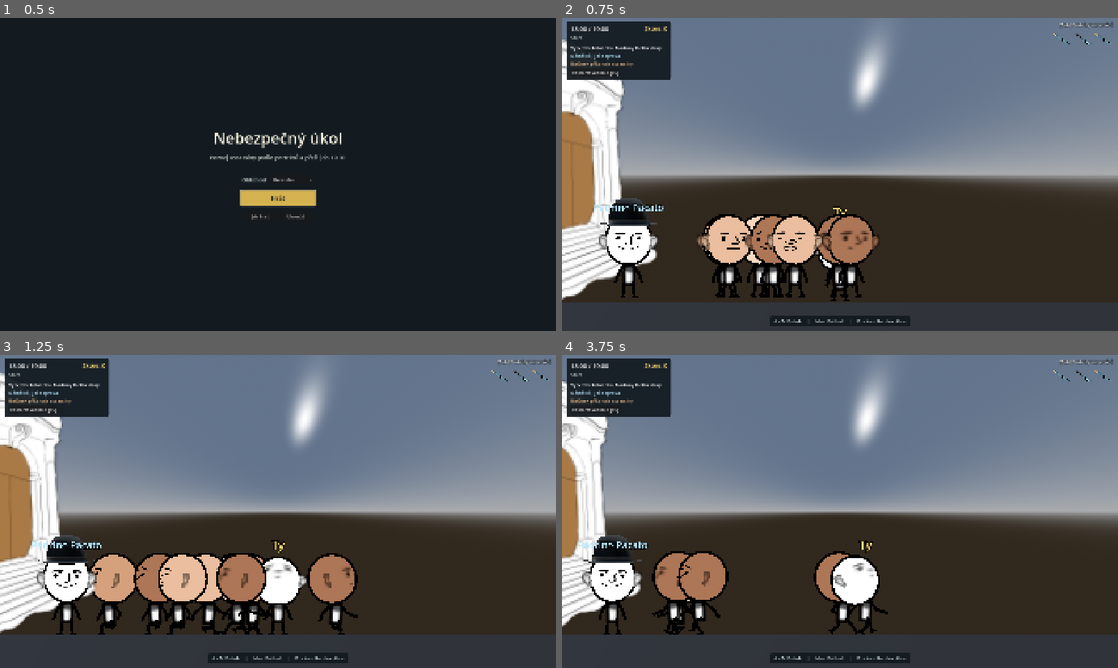
Above: before the commit, frames 1-4 (two rows, left to right).
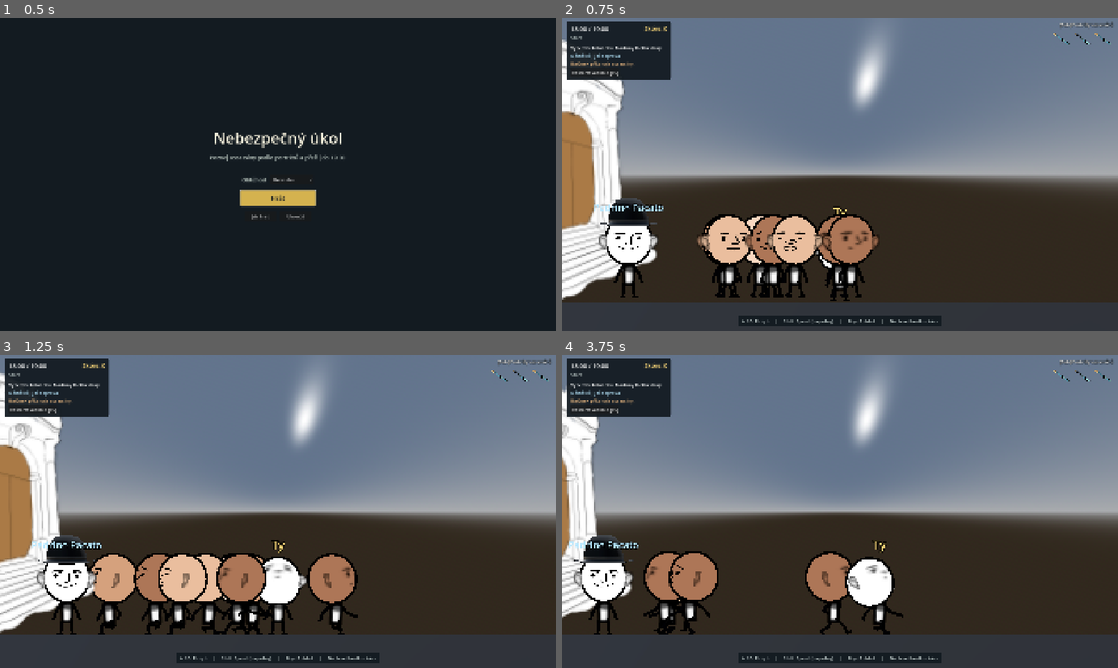
Above: after the commit, the same moments.

Repository: JosefAmbruz/nebezpecny-ukol
Game: Godot game, scene res://src/ui/title_screen.tscn
The game is run twice, just before and just after one commit, with the same random seed, the same clock (stepped at 60 frames per second) and the same inputs.
Inputs (mouse positions are in pixels of both pictures, inside the frame that each line leads up to):
- Up to frame 1 (0.5 s): no input
- Up to frame 2 (0.75 s): click "Hrát" at 0.5 s
- Up to frame 3 (1.25 s): no input
- Up to frame 4 (3.75 s): click "Restartovat kolo [F5]" at 1.25 s; click "Restartovat kolo [F5]" at 2 s; click "Restartovat kolo [F5]" at 2.75 s; tap Enter at 3.5 s; move the mouse to (962, 495) at 3.52 s; hold D (move_right) from 3.53 s (still down); hold Shift (sprint, bound only after the commit) from 3.53 s (still down); click (962, 495) at 3.67 s

Frame 1 is identical in both runs. In frame 2, 0.5% of the frame differs, in the area x 31-69%, y 95-99%; in frame 3, 0.5%; in frame 4, 8.5%, in the area x 0-69%, y 8-99%.

Commit message:
feat: Add sprint that draws assassin attention

Diff:
--- a/project.godot
+++ b/project.godot
@@ -53,6 +53,11 @@
 "events": [Object(InputEventMouseButton,"resource_local_to_scene":false,"resource_name":"","device":-1,"window_id":0,"a …(253 unchanged characters)…
 ]
 }
+sprint={
+"deadzone": 0.2,
+"events": [Object(InputEventKey,"resource_local_to_scene":false,"resource_name":"","device":-1,"window_id":0,"alt_pressed":false,"shift_pressed":false,"ctrl_pressed":false,"meta_pressed":false,"pressed":false,"keycode":0,"physical_keycode":4194325,"key_label":0,"unicode":0,"location":0,"echo":false,"script":null)
+]
+}
 toggle_assassin_list={
 "deadzone": 0.2,
 "events": [Object(InputEventKey,"resource_local_to_scene":false,"resource_name":"","device":-1,"window_id":0,"alt_press …(195 unchanged characters)…
--- a/src/characters/npc_base.gd
+++ b/src/characters/npc_base.gd
@@ -64,6 +64,7 @@
 @export var stalk_trigger_chance_per_sec: float = 0.14
 @export var balloon_detect_multiplier: float = 2.5
 @export var balloon_detect_range_multiplier: float = 1.8
+@export var sprint_detect_multiplier: float = 2.5
 @export var post_abort_cooldown: float = 4.0
 
 var state: State = State.WANDER
@@ -339,6 +340,8 @@
 			var rate := stalk_trigger_chance_per_sec * lerpf(1.0, 0.4, distance / target_range)
 			if target.get(&"has_balloon") == true:
 				rate *= balloon_detect_multiplier
+			if target.get(&"is_sprinting") == true:
+				rate *= sprint_detect_multiplier
 			if rate > best_rate:
 				best_target = target
 				best_rate = rate
--- a/src/player.gd
+++ b/src/player.gd
@@ -20,6 +20,8 @@
 
 @export_group("Movement")
 @export var move_speed: float = 4.5
+## Sprint je rychlejší, ale assassini si sprintujícího hráče všimnou dřív.
+@export var sprint_speed: float = 7.0
 @export var gravity: float = 18.0
 
 @export_group("Interaction (Kartáček & Quest)")
@@ -37,6 +39,7 @@
 		_sync_balloon_visual()
 var has_battery: bool = false
 var is_alive: bool = true
+var is_sprinting: bool = false
 var movement_locked: bool = false
 
 var _balloon_instance: Node3D = null
@@ -114,6 +117,7 @@
 	else:
 		velocity.y = 0.0
 
+	is_sprinting = false
 	if movement_locked:
 		velocity.x = 0.0
 		velocity.z = 0.0
@@ -132,7 +136,8 @@
 			move_and_slide()
 			return
 
-	velocity.x = input_x * move_speed
+	is_sprinting = absf(input_x) > 0.1 and Input.is_action_pressed(&"sprint")
+	velocity.x = input_x * (sprint_speed if is_sprinting else move_speed)
 	velocity.z = 0.0
 	move_and_slide()
 
--- a/src/ui/interaction_indicator.tscn
+++ b/src/ui/interaction_indicator.tscn
@@ -66,5 +66,5 @@
 [node name="Text" type="Label" parent="Controls" unique_id=1794708752]
 layout_mode = 2
 theme_override_colors/font_color = Color(0.82, 0.87, 0.86, 1)
-text = "A / D  Pohyb     |     Myš  Pohled     |     Drž levé tlačítko  Akce"
+text = "A / D  Pohyb     |     Shift  Sprint (nápadný)     |     Myš  Pohled     |     Drž levé tlačítko  Akce"
 horizontal_alignment = 1
--- a/src/ui/title_screen.tscn
+++ b/src/ui/title_screen.tscn
@@ -147,6 +147,7 @@
 fit_content = true
 scroll_active = false
 text = "[b]A / D nebo šipky[/b] | Pohyb. Myší se rozhlížej a pohledem odraď útočníka.
+[b]Shift[/b] | Sprint. Rychlejší, ale assassini si tě všimnou mnohem dřív.
 [b]Tab[/b] | Porovnej portréty s tvářemi v davu.
 [b]Drž levé tlačítko[/b] | Zblízka promluvíš nebo zaútočíš. Když se cíl otočí k tobě, pusť tlačítko.
 [b]E u stojanu[/b] | Opři se a na chvíli se chraň před útokem.
--- /dev/null
+++ b/tests/test_sprint.gd
@@ -0,0 +1,30 @@
+extends Node3D
+
+# Run with godot --headless --path . res://tests/test_sprint.tscn.
+func _ready() -> void:
+	seed(7)
+	var player := Player.new()
+	add_child(player)
+	var assassin := preload("res://src/characters/npc_base.tscn").instantiate() as NpcBase
+	assassin.is_assassin = true
+	assassin.position.x = 3.0
+	add_child(assassin)
+	assassin.set_physics_process(false)
+
+	var walking_hits := _count_acquisitions(assassin, player, false)
+	var sprinting_hits := _count_acquisitions(assassin, player, true)
+	assert(sprinting_hits > walking_hits * 1.8, "walk %d, sprint %d" % [walking_hits, sprinting_hits])
+	print("Sprint detection passed (walk %d, sprint %d)." % [walking_hits, sprinting_hits])
+	get_tree().quit()
+
+
+func _count_acquisitions(assassin: NpcBase, player: Player, sprinting: bool) -> int:
+	player.is_sprinting = sprinting
+	var hits := 0
+	for i in range(3000):
+		assassin.state = NpcBase.State.WANDER
+		assassin._stalk_target = null
+		assassin._try_acquire_stalk_target(0.2)
+		if assassin.state == NpcBase.State.STALK:
+			hits += 1
+	return hits
--- /dev/null
+++ b/tests/test_sprint.tscn
@@ -0,0 +1,6 @@
+[gd_scene load_steps=2 format=3]
+
+[ext_resource type="Script" path="res://tests/test_sprint.gd" id="1"]
+
+[node name="TestSprint" type="Node3D"]
+script = ExtResource("1")
Not shown, added: tests/test_sprint.gd.uid
